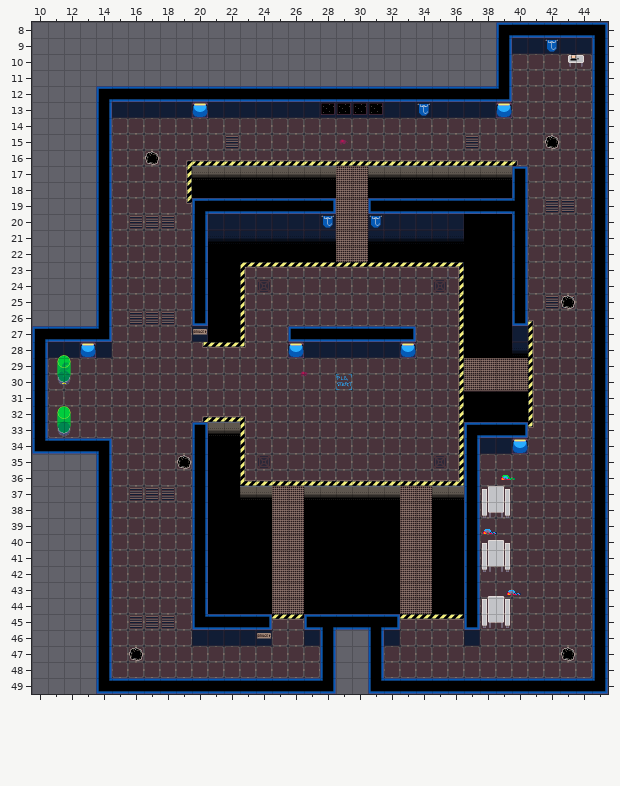
Two states of a Tiled map, assets-private/tiled/survival-01.tmx. This is how it looked before the edit.
Cells are 32x32 px. Shown: x 10..45, y 8..49.
New version:
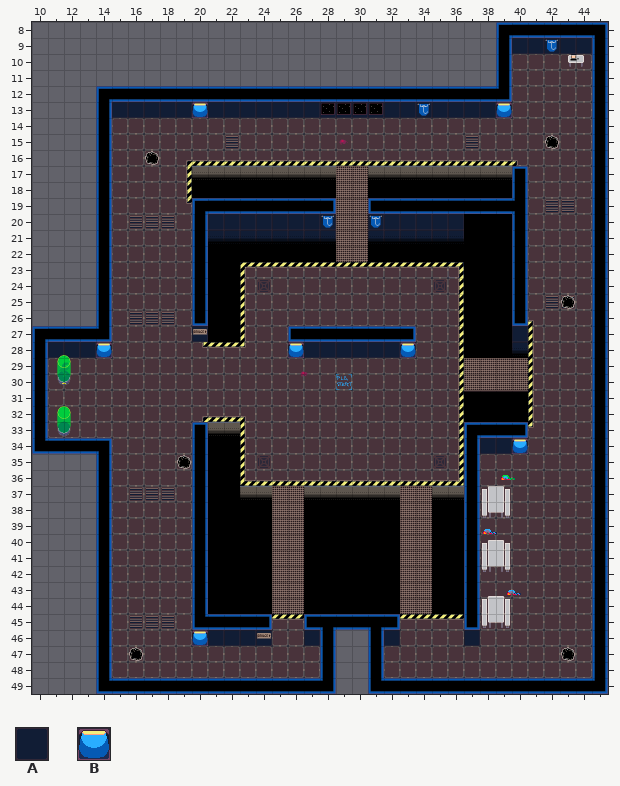
Key: from "Core Tiles": A 36, B 38.
_ is an empty cell.
Commit: Add basic survival mode progression
The exact change:
Layer "tiles":
Tile B replaces tile A in row 28 at x 14; in row 46 at x 20.
Layer "props":
Tile B is gone in row 28 at x 13.
